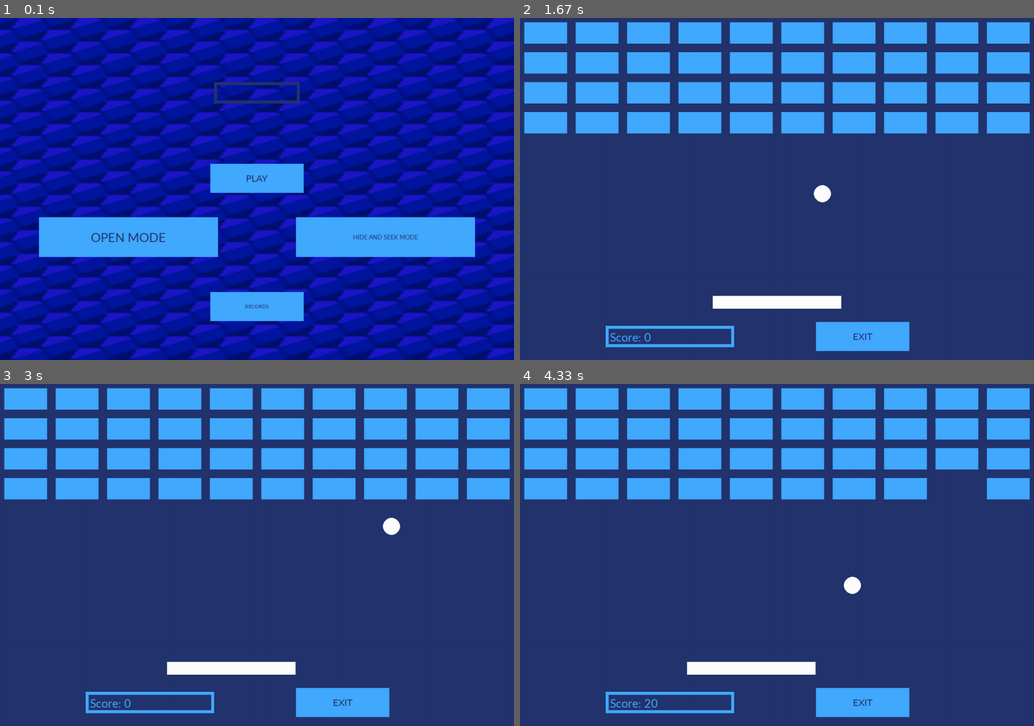
Above: before the commit, frames 1-4 (two rows, left to right).
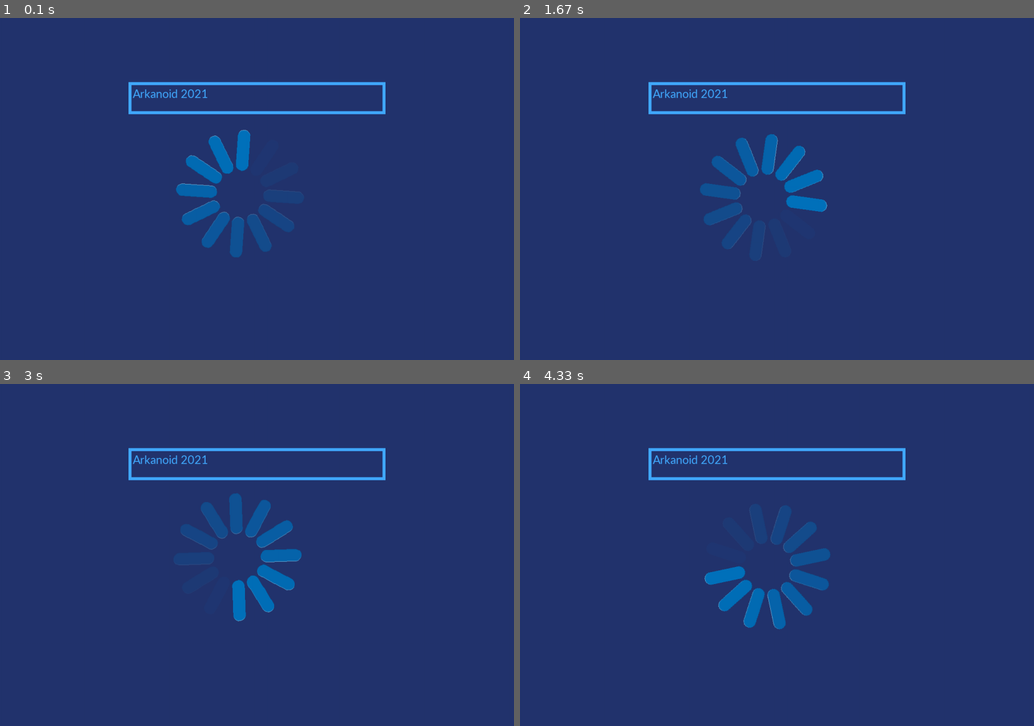
Above: after the commit, the same moments.

Repository: Milu-create/project_pygame
Game: pygame game, started from main.py
Same seed, same stepped clock (60 frames per second), same inputs: the game is played once before the commit and once after it.
Inputs (mouse positions are in pixels of both pictures, inside the frame that each line leads up to):
- Up to frame 1 (0.1 s): no input
- Up to frame 2 (1.67 s): click (905, 236) at 0.38 s, where only the run before the commit has a clickable "HIDE AND SEEK MODE"; hold Esc 0.67-1.2 s; hold Left 0.67-1.2 s; click (777, 305) at 1.28 s, where only the run before the commit has a clickable "RECORDS"; click (818, 339) at 1.62 s, where only the run before the commit has a clickable "PLAY"
- Up to frame 3 (3 s): click (344, 702) at 1.95 s, where only the run before the commit has a clickable "EXIT"; click (257, 544) at 2.52 s, where only the run before the commit has a clickable "PLAY"; hold Left from 2.8 s (still down)
- Up to frame 4 (4.33 s): release Left at 3.33 s; hold Left 3.37-3.77 s; hold Right from 3.8 s (still down)

The runs differ from the first frame. In frame 1, 100% of the frame differs, in the area x 0-100%, y 0-100%; in frame 2, 27%; in frame 3, 27%; in frame 4, 26%.

Commit message:
Добавилы загрузочную страницу

Diff:
--- a/main.py
+++ b/main.py
@@ -60,6 +60,35 @@
         pass
 
     @abstractmethod
+    def destroy(self):
+        pass
+
+
+class StartState(AppState):
+    def __init__(self, start_image):
+        self._bg_img, self._img = imgs[start_image], imgs[start_image]
+        self._name_game = InputBox(300, 150, 600, 75, (66, 170, 255), (66, 170, 255),
+                                   text='Arkanoid 2021', is_click=False)
+        self._rotate = 0
+
+    def setup(self):
+        self._bg_img, self._img = pygame.transform.scale(self._bg_img, (300, 300)), \
+                                  pygame.transform.scale(self._bg_img, (300, 300))
+        pygame.display.set_caption('Arkanoid')
+
+    def process_event(self, event):
+        pass
+
+    def loop(self, dt):
+        screen = self.get_app().get_screen()
+        self._rotate -= 1
+        self.get_app().get_screen().fill((35, 52, 110))
+        self._name_game.draw(screen)
+        screen.blit(self._bg_img, (WIDTH // 2 - 200, HEIGHT // 2 - 150))
+        self._bg_img = pygame.transform.rotate(self._img, self._rotate)
+        if self._rotate == -1000:
+            self.get_app().set_state(MenuState('background'))
+
     def destroy(self):
         pass
 
@@ -168,7 +197,7 @@
         self._board_speed = 60
         self._board = pygame.Rect(450, 650, 300, 30)
         self._ball_radius = 20
-        self._ball_speed = 3
+        self._ball_speed = 6
         self._ball_rect = int(self._ball_radius * 2 ** 0.5)
         self._ball = pygame.Rect(randrange(self._ball_rect, WIDTH - self._ball_rect),
                                  400, self._ball_rect, self._ball_rect)
@@ -206,9 +235,15 @@
         if key[pygame.K_RIGHT] and self._board.right < WIDTH:
             self._board.right += self._board_speed
         if event.type == pygame.KEYDOWN and event.key == pygame.K_ESCAPE:
+            CUR.execute(f"""UPDATE players SET score = ?
+                            WHERE number_of_play=(SELECT MAX(number_of_play)
+                            FROM players);""", (self._num,))
             self.get_app().set_state(MenuState('background'))
         if event.type == pygame.MOUSEBUTTONDOWN:
             if self._out.pressed(pygame.mouse.get_pos()):
+                CUR.execute(f"""UPDATE players SET score = ?
+                                WHERE number_of_play=(SELECT MAX(number_of_play)
+                                FROM players);""", (self._num,))
                 self.get_app().set_state(MenuState('background'))
 
     def loop(self, dt):
@@ -250,17 +285,11 @@
                             WHERE number_of_play=(SELECT MAX(number_of_play)
                             FROM players);""", (self._num,))
             self._text = _return_znach(key=('name',))[0] + ", you've lost"
-            self._score = InputBox(200, 720, 300, 50, (66, 170, 255), (66, 170, 255),
-                                   text=self._text, is_click=False)
-            self._score.draw(screen)
         elif not len(self._block_list):
             CUR.execute(f"""UPDATE players SET score = ?
                             WHERE number_of_play=(SELECT MAX(number_of_play)
                             FROM players);""", (self._num,))
             self._text = _return_znach(key=('name',))[0] + ", you won!"
-            self._score = InputBox(200, 720, 300, 50, (66, 170, 255), (66, 170, 255),
-                                   text=self._text, is_click=False)
-            self._score.draw(screen)
 
     def destroy(self):
         pass
@@ -374,10 +403,9 @@
 
 if __name__ == '__main__':
     app = App()
-
     imgs = {'background': load_image('background.png'),
-            'recbackground': load_image('recback.png')}
-
-    menu_state = MenuState('background')
+            'recbackground': load_image('recback.png'),
+            'startimg': load_image('start.png')}
+    menu_state = StartState('startimg')
     app.set_state(menu_state)
     app.run()
Binary file added: start.png
